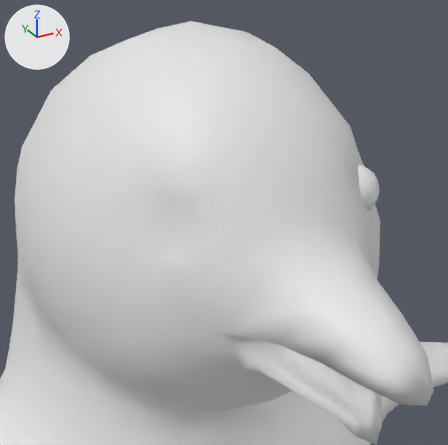
The Blender file Model Source Files/Admiral Penguin Retopo.blend, before and after one commit.
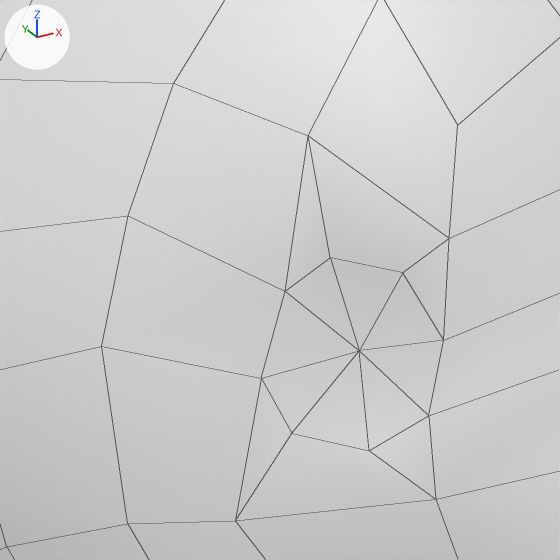
Old and new are each drawn from a 50 mm camera at (-0.723, -1.466, 2.833) aimed at (-0.145, -0.416, 2.308) and again close up on the part from 12% to 53% of the width and 25% to 67% of the height. Arrows for +X, +Y and +Z are at upper left; the lights stay in place. The close-ups show mesh edges as thin lines.

The first close-up shows 'Admiral Pengiun_L'.
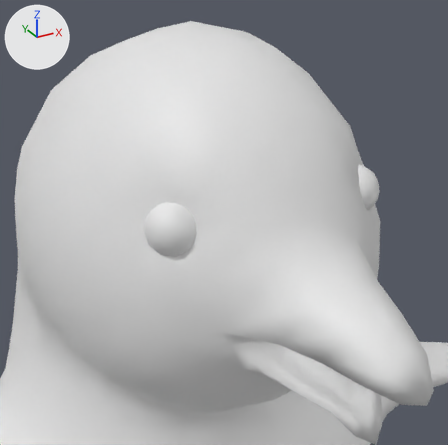
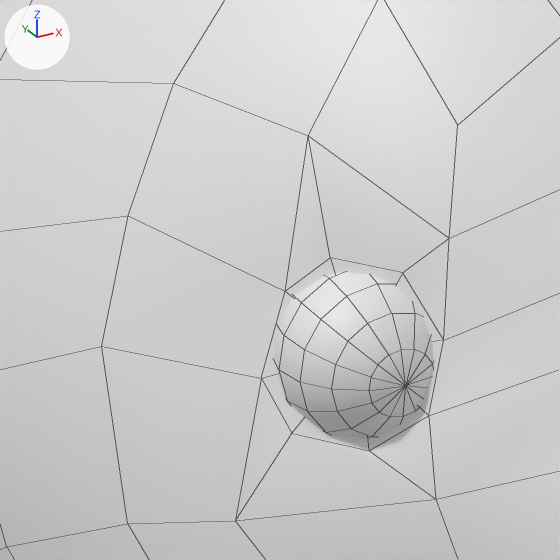
Changed parts and their boxes [x1, y1, x2, y2] in the close-ups (560 x 560 px):
'Eye_R', added: after [274, 272, 433, 438]

What changed in the scene script:
```text
Add ob_eye_r:
    ob_eye_r = bpy.data.objects.new('Eye_R', me_sphere.copy())  # the mesh of ob_eye_l
    ob_eye_r.location = (0.0, 0.0, 0.0)
    ob_eye_r.scale = (-1.0, 1.0, 1.0)
```
